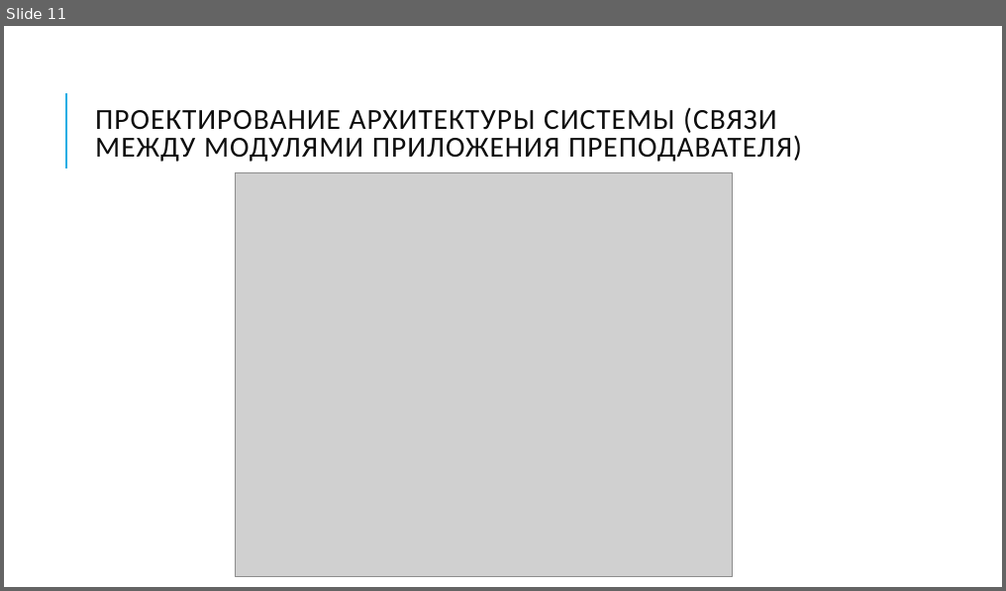
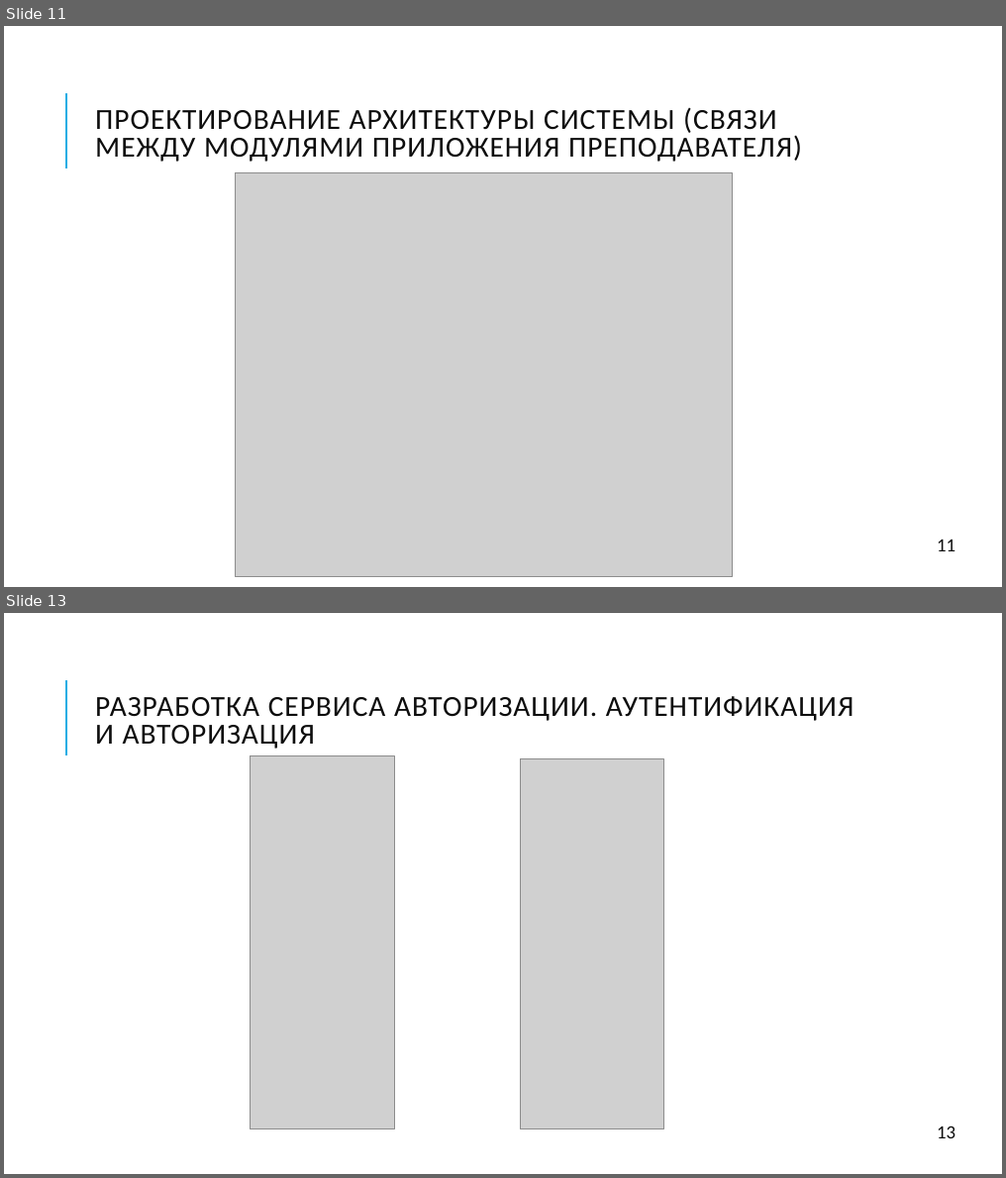
Before and after one commit to mpozdeevf/Diploma, a slide deck: Теория/Презентация ВКР Поздеев.pptx. Shown one above the other, each under a label of ours: slide 11 before the commit, slides 11 and 13 after it; the slides between them are not shown. The pictures are 1006x591 and 1006x1178 pixels, drawn with LibreOffice and Linux fonts; fonts in the diff are those of the drawing; grey boxes stand for pictures. Boxes give left, top, right and bottom in pixels: in the first picture for what was removed or moved away, otherwise in the second. Text is boxed around its words. In the diff, an @@ line names an element or a change of style, - is before the commit and + after.

```diff
--- a/Теория/Презентация ВКР Поздеев.pptx
+++ b/Теория/Презентация ВКР Поздеев.pptx
@@ slide 13 added at (4, 613, 1002, 1174), background #FFFFFF; not listed: 1 template element that a slide beside it also shows @@
@@ title added at (95, 696, 853, 749), 28 pt, text #0D0D0D @@
+РАЗРАБОТКА СЕРВИСА АВТОРИЗАЦИИ. АУТЕНТИФИКАЦИЯ И АВТОРИЗАЦИЯ
@@ picture added at (251, 757, 395, 1130) @@
@@ picture added at (521, 760, 663, 1130) @@
@@ text added at (937, 1126, 955, 1139), 18 pt, text #0D0D0D @@
+13
@@ slide 11 changed as well @@
@@ text added at (937, 540, 955, 552), 18 pt, text #0D0D0D @@
+11
```
Also in this commit, not shown: 10 other slides changed, 4 other slides added, 1 other file.
